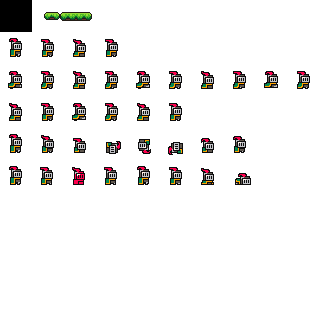
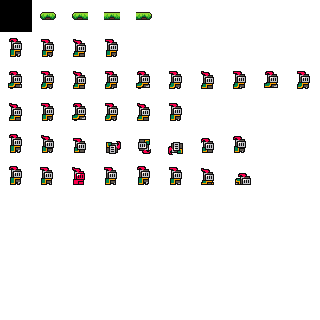
Two versions of the same layered image (320 x 320). Layer-by-layer changes:
added layer "Platforms 1" above "Platforms" over [40, 12, 152, 21]
hid "Platforms", painted on it over [40, 12, 152, 21]
painted on "Tło" (1st of 2) over [40, 12, 120, 21]
